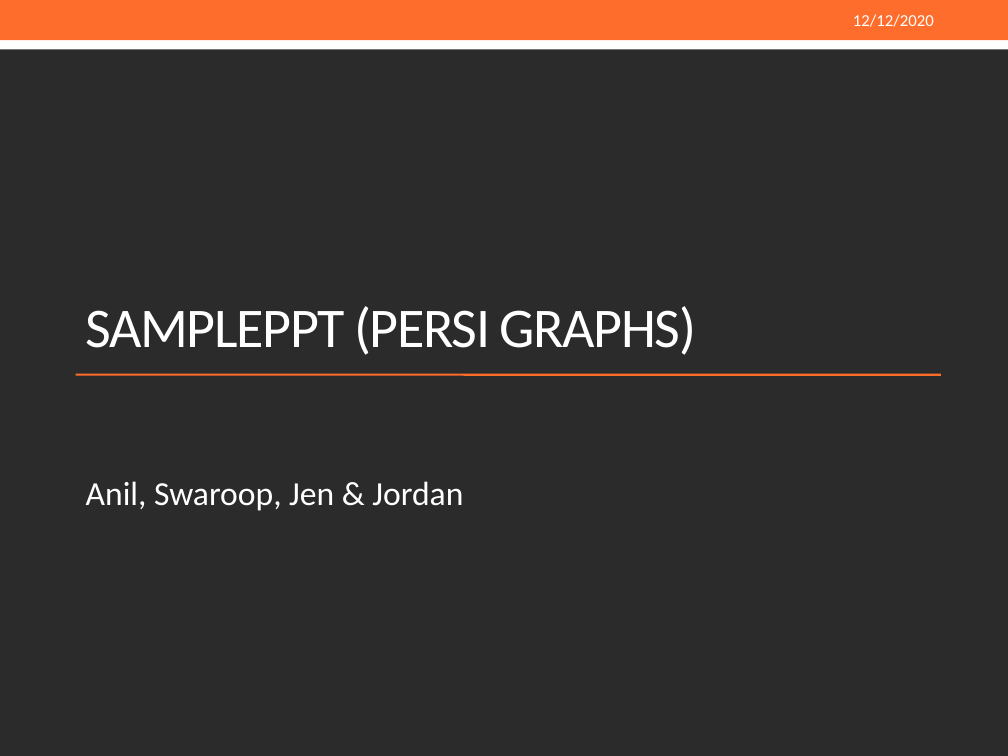
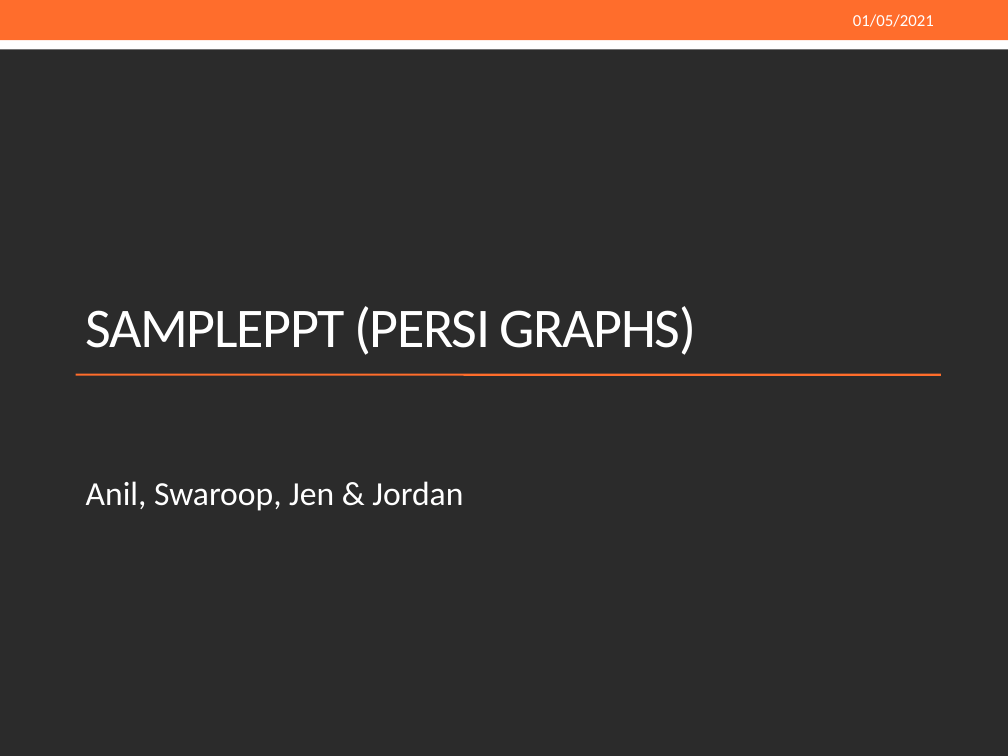
Before and after one commit to ReasonFoundation/GraphicsR, a slide deck: slide 1 of DeckUpdate/SamplePPT.pptx. Drawn at 1008x756 pixels with LibreOffice and Linux fonts; fonts in the diff are those of the drawing; background and template pictures are left out; a plain dark background stands for a picture behind light text. Boxes give left, top, right and bottom in pixels: in the first picture for what was removed or moved away, otherwise in the second. Text is boxed around its words. In the diff, an @@ line names an element or a change of style, - is before the commit and + after.

Commit message:
Updated alt.DR for SamplePPT

```diff
--- a/DeckUpdate/SamplePPT.pptx
+++ b/DeckUpdate/SamplePPT.pptx
@@ text at bbox=[853, 14, 934, 27]: text changed @@
-12/12/2020
+01/05/2021
```
Also in this commit, not shown: 1 other slide changed, 3 other files.
